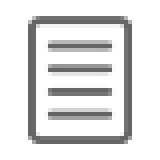
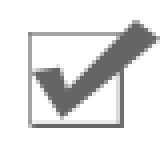
Revision of a layered 160px x 160px image; what changed, layer by layer:
added group "Checklist" with 1 layers above "Document" over (28, 20, 160, 128)
added layer "Shape 3" in group "Checklist" over (28, 20, 160, 128)
hid group "Document" (1 layers) over (28, 16, 132, 144)
